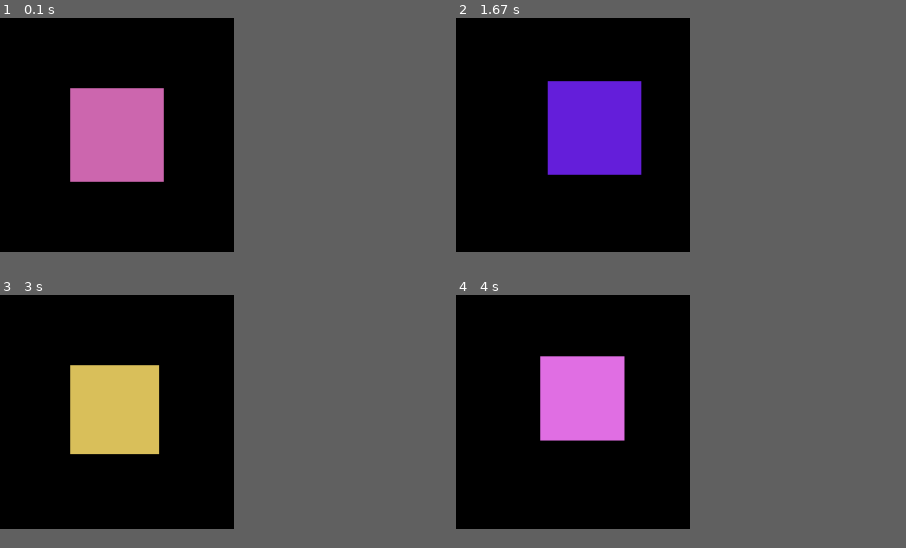
Above: before the commit, frames 1-4 (two rows, left to right).
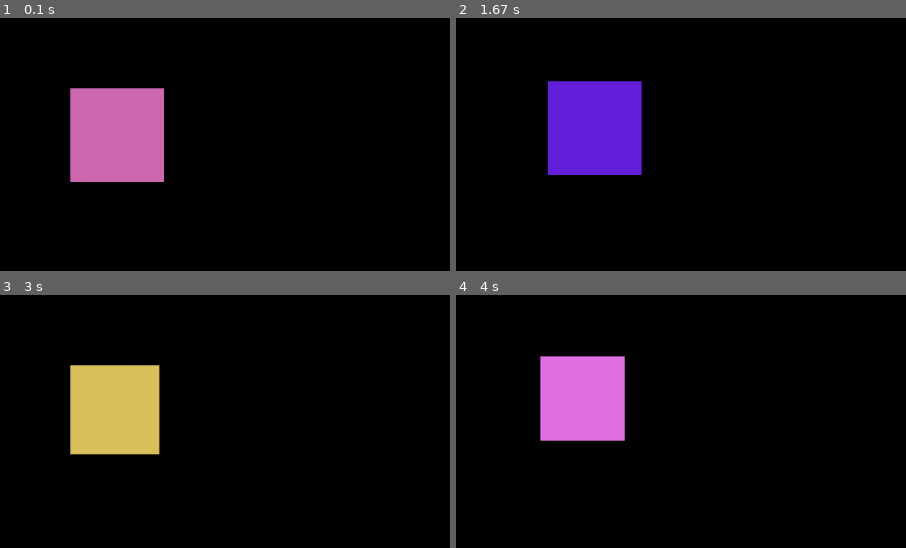
Above: after the commit, the same moments.

Repository: flashayy/python
Game: pygame game, started from disco.py
Two runs of this game, one before a commit and one after it. Both use one fixed random seed, a clock stepped at 60 frames per second and the inputs below.
Inputs:
- Up to frame 1 (0.1 s): no input
- Up to frame 2 (1.67 s): hold D 0.33-0.8 s; hold W 0.83-1.13 s; hold D 1.17-1.63 s
- Up to frame 3 (3 s): hold A 1.67-2.2 s; tap E at 1.82 s; hold S 2.23-2.53 s; hold A 2.57-2.97 s
- Up to frame 4 (4 s): hold W 3-3.37 s; tap E at 3.15 s; hold D from 3.4 s (still down)
The pictures show only the part of the screen within x 0-50%, y 0-50%; the shares and areas given below are measured in that part.
In our replay, the window is 234x234 before the commit and 900x506 after it. These sizes can differ from the game's own. Grey fills any space a smaller window leaves; there, only what the larger window draws over its background counts as a difference.

The runs differ from the first frame. In frame 1, 0.2% of the frame differs, in the area x 15-37%, y 27-65%; in frame 2, 0.2%, in the area x 20-42%, y 24-63%; in frame 3, 0.2%; in frame 4, 0.2%.

Commit message:
disco disco

Diff:
--- a/pygame.py
+++ b/disco.py
@@ -3,7 +3,7 @@
 import pygame
 pygame.init()
 
-res = xres, yres = 500, 500
+res = xres, yres =1920, 1080
 screen = pygame.display.set_mode(res)
 
 class Player():
@@ -38,9 +38,6 @@
 
 player_one = Player(150, 150, 200, 200)
 
-x, y = 150, 150
-a, b = 200, 200
-
 hrame = True
 
 while hrame:
